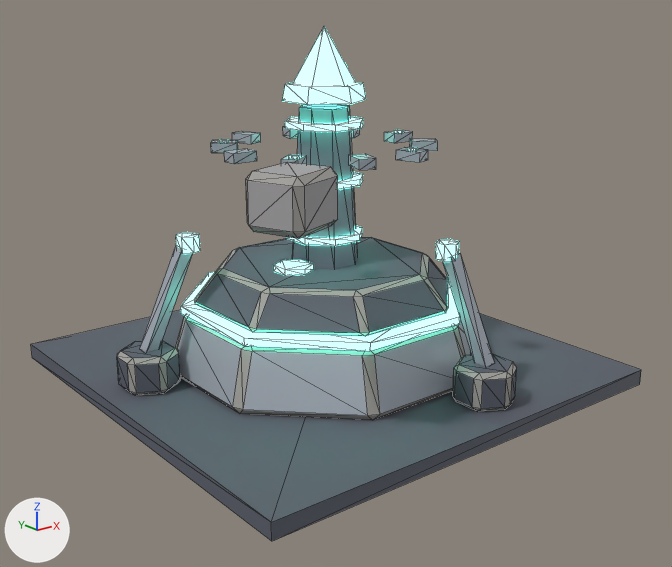
One commit to the glTF model jogo/assets/modelos/maquinas/terraplenagem.glb: the scene before it, then after it.
Rendered twice from a 50 mm camera at (-3.57, -4.57, 2.42) aimed at (-0.03, -0.16, 0.66). Arrows for +X, +Y and +Z are at lower left; the lights stay in place. The first picture is the older version. Mesh edges are drawn as thin lines. Where no turn or scale is listed for an object, it has been applied to the vertices. Vertices at exactly the same position are counted once.

Objects in the first picture: 'terraplenagem_antena', 'terraplenagem_cabecote', 'terraplenagem_corpo', 'terraplenagem_cristal'.
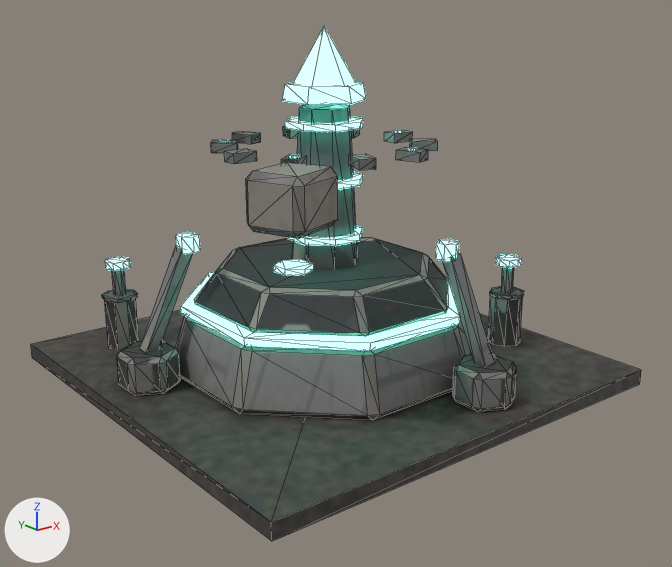
The change, as a diff of the scene's bpy script:
```diff
--- a/jogo/assets/modelos/maquinas/terraplenagem.glb.py
+++ b/jogo/assets/modelos/maquinas/terraplenagem.glb.py
@@ me_terraplenagem_corpo @@
-me_terraplenagem_corpo.from_pydata(...)  # 352 vertices, 636 faces; spans x -1.45..1.45, y -1.45..1.45, z 0.0..1.75
+me_terraplenagem_corpo.from_pydata(...)  # 416 vertices, 748 faces; spans x -1.45..1.45, y -1.45..1.45, z 0.0..1.75
+# me_terraplenagem_corpo part 1: a new loose piece, an 8-sided cylinder along z spanning x -1.06..-0.84, y 0.94..1.16, z 0.1..0.44, in mat_terraplenagem_tex (picture img_terraplenagem_tex)
+# me_terraplenagem_corpo part 2: a new loose piece, an 8-sided cylinder along z spanning x 1.04..1.26, y -0.66..-0.44, z 0.1..0.44, in mat_terraplenagem_tex (picture img_terraplenagem_tex)
+# me_terraplenagem_corpo part 3: a new loose piece, an 8-sided cylinder along z spanning x -1.068..-0.832, y 0.932..1.168, z 0.442..0.466, in mat_terraplenagem_tex (picture img_terraplenagem_tex)
+# me_terraplenagem_corpo part 4: a new loose piece, an 8-sided cylinder along z spanning x 1.032..1.268, y -0.668..-0.432, z 0.442..0.466, in mat_terraplenagem_tex (picture img_terraplenagem_tex)
+# me_terraplenagem_corpo part 5: 614 kept faces spanning x -1.45..1.45, y -1.45..1.45, z 0.0..1.75 get new texture (UV) coordinates
+# me_terraplenagem_corpo part 6: 272 faces spanning x -1.31..1.01, y -1.32..1.02, z 0.1..0.77 switch from mat_p_concreto (grey #a2a09b) to mat_terraplenagem_tex (picture img_terraplenagem_tex)
+# me_terraplenagem_corpo part 7: 100 faces spanning x -1.45..1.45, y -1.45..1.45, z 0.0..0.77 switch from mat_p_escuro (dark grey #595d69) to mat_terraplenagem_tex (picture img_terraplenagem_tex)
+# me_terraplenagem_corpo part 8: 64 faces spanning x -1.18..0.96, y -1.18..0.96, z 0.1..0.97 switch from mat_p_metal (light grey #adb5bf) to mat_terraplenagem_tex (picture img_terraplenagem_tex)
+# me_terraplenagem_corpo part 9: 20 faces spanning x -0.2..0.2, y -0.2..0.2, z 0.75..1.75 switch from mat_p_aco (grey #8b95a2) to mat_terraplenagem_tex (picture img_terraplenagem_tex)
 me_terraplenagem_corpo.materials.append(mat_p_cristal)
@@ me_terraplenagem_antena @@
 me_terraplenagem_antena.from_pydata(...)  # 140 vertices, 220 faces; spans x -0.7..0.7, y -0.681..0.681, z 0.0..0.07
+# me_terraplenagem_antena part 10: all 120 faces that had it switch from mat_p_metal (light grey #adb5bf) to mat_terraplenagem_tex (picture img_terraplenagem_tex)
 me_terraplenagem_antena.materials.append(mat_p_cristal)
@@ me_terraplenagem_cabecote @@
 me_terraplenagem_cabecote.from_pydata(...)  # 36 vertices, 64 faces; spans x -0.223..0.223, y -0.211..0.211, z -0.165..0.35
+# me_terraplenagem_cabecote part 11: 32 faces spanning x -0.223..0.223, y -0.211..0.211, z 0.05..0.35 switch from mat_p_concreto (grey #a2a09b) to mat_terraplenagem_tex (picture img_terraplenagem_tex)
+# me_terraplenagem_cabecote part 12: 12 faces spanning x -0.223..0.223, y -0.211..0.211, z 0.05..0.35 switch from mat_p_rocha (grey #a6a4a6) to mat_terraplenagem_tex (picture img_terraplenagem_tex)
 me_terraplenagem_cabecote.materials.append(mat_p_cristal)
@@ ob_terraplenagem_pistao1 @@
+ob_terraplenagem_pistao1 = bpy.data.objects.new('terraplenagem_pistao1', me_terraplenagem_pistao1)  # a 6-sided cylinder along z spanning x -0.036..0.036, y -0.041..0.041, z 0.0..0.22, material slot 0; an 8-sided cylinder along z spanning x -0.085..0.085, y -0.085..0.085, z 0.215..0.265, material slot 1; in mat_terraplenagem_tex (picture img_terraplenagem_tex), mat_p_cristal (cyan #6cffe1, glowing cyan #6cffe1)
+ob_terraplenagem_pistao1.location = (1.15, -0.55, 0.44)
@@ ob_terraplenagem_pistao0 @@
+ob_terraplenagem_pistao0 = bpy.data.objects.new('terraplenagem_pistao0', me_terraplenagem_pistao0)  # a 6-sided cylinder along z spanning x -0.036..0.036, y -0.041..0.041, z 0.0..0.22, material slot 0; an 8-sided cylinder along z spanning x -0.085..0.085, y -0.085..0.085, z 0.215..0.265, material slot 1; in mat_terraplenagem_tex (picture img_terraplenagem_tex), mat_p_cristal (cyan #6cffe1, glowing cyan #6cffe1)
+ob_terraplenagem_pistao0.location = (-0.95, 1.05, 0.44)
```

Pixel boxes (x1, y1, x2, y2) of what changed, in the pictures (672 x 567 px):
'terraplenagem_pistao0', added: after (105, 257, 130, 296)
    faces in mat_terraplenagem_tex (picture img_terraplenagem_tex): (112, 270, 126, 296)
    faces in mat_p_cristal (cyan #6cffe1, glowing cyan #6cffe1): (105, 257, 130, 271)
'terraplenagem_pistao1', added: after (496, 254, 521, 293)
    faces in mat_p_cristal (cyan #6cffe1, glowing cyan #6cffe1): (496, 254, 521, 268)
    faces in mat_terraplenagem_tex (picture img_terraplenagem_tex): (501, 267, 514, 293)
part 1 of me_terraplenagem_corpo, added: after (105, 298, 139, 350)
part 2 of me_terraplenagem_corpo, added: after (488, 295, 523, 347)
part 3 of me_terraplenagem_corpo, added: after (102, 289, 138, 303)
part 4 of me_terraplenagem_corpo, added: after (490, 286, 524, 300)
part 5 of me_terraplenagem_corpo, surface changed (darker): (31, 107, 641, 541) in both
part 6 of me_terraplenagem_corpo, recoloured: (117, 248, 517, 420) in both
part 7 of me_terraplenagem_corpo, recoloured (darker): (31, 237, 641, 541) in both
part 8 of me_terraplenagem_corpo, recoloured (light grey to grey): (139, 245, 494, 416) in both
part 9 of me_terraplenagem_corpo, recoloured (darker): (292, 107, 357, 269) in both
part 10 of me_terraplenagem_antena, recoloured (light grey to grey): (211, 127, 438, 170) in both
part 11 of me_terraplenagem_cabecote, recoloured (darker): (246, 167, 338, 239) in both
part 12 of me_terraplenagem_cabecote, recoloured: (248, 162, 338, 232) in both
